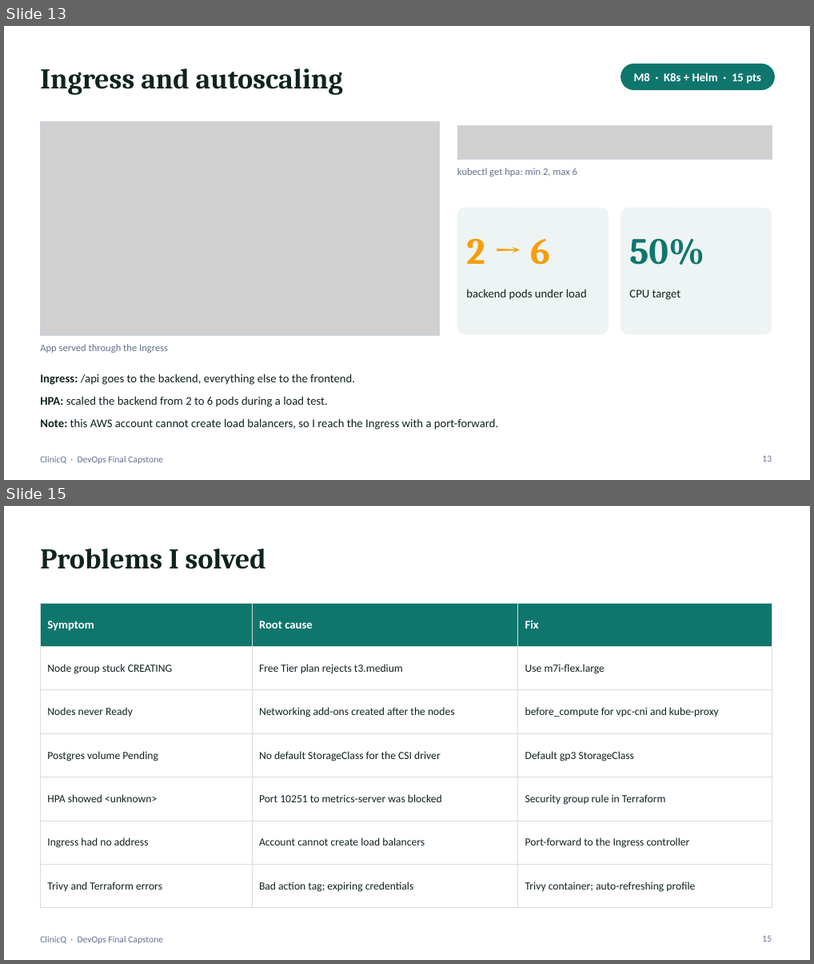
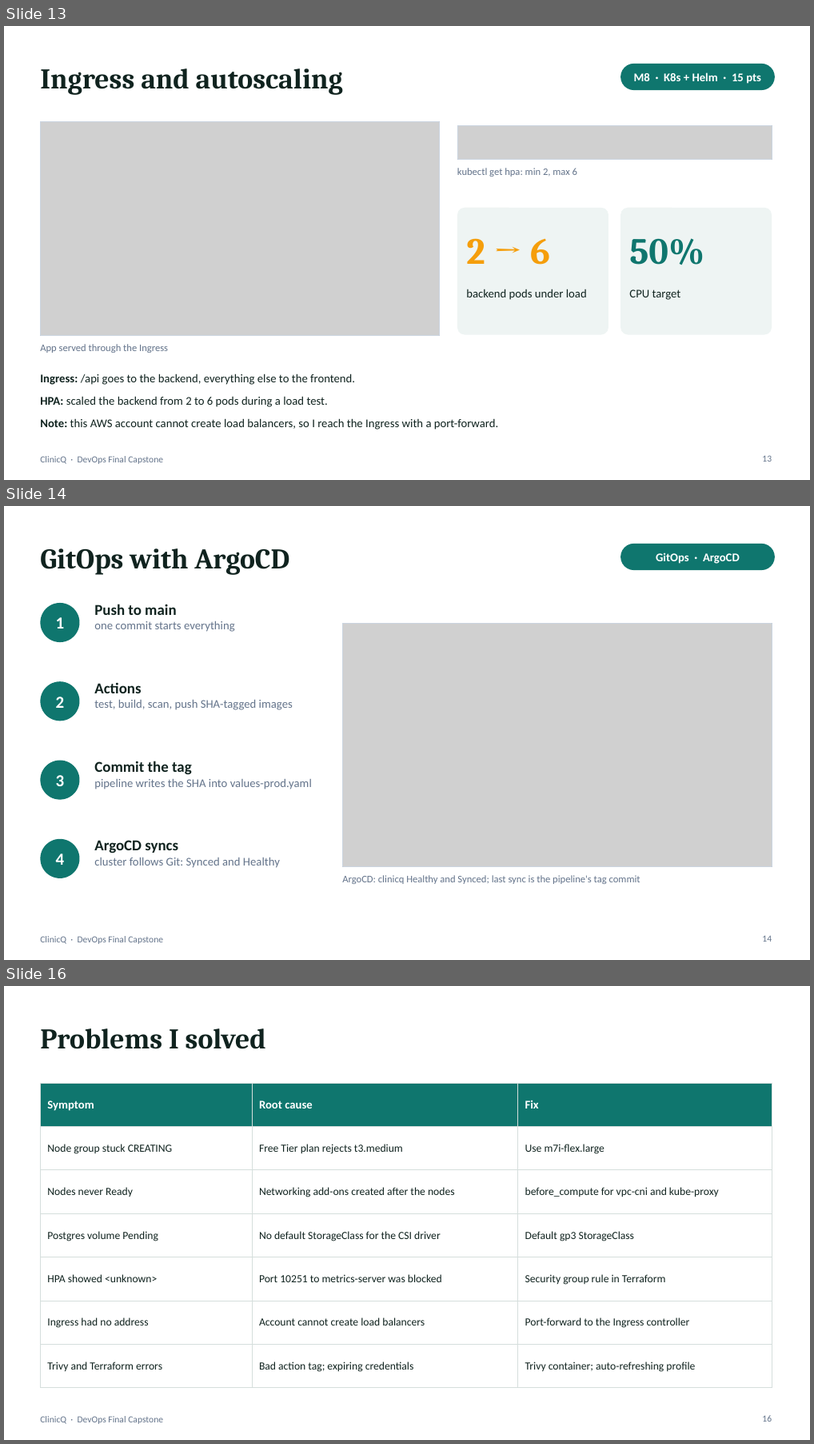
Before and after one commit to Aryan-Bhendarkar/ClinicQ, a slide deck: demo/ClinicQ-DevOps-Capstone.pptx. Shown one above the other, each under a label of ours: slides 13 and 15 before the commit, slides 13, 14 and 16 after it; the slides between them are not shown. The pictures are 814x964 and 814x1444 pixels, drawn with LibreOffice and Linux fonts; fonts in the diff are those of the drawing; grey boxes stand for pictures. Boxes give left, top, right and bottom in pixels: in the first picture for what was removed or moved away, otherwise in the second. Text is boxed around its words. In the diff, an @@ line names an element or a change of style, - is before the commit and + after.

```diff
--- a/demo/ClinicQ-DevOps-Capstone.pptx
+++ b/demo/ClinicQ-DevOps-Capstone.pptx
@@ slide 14 added at <box>4,506,810,960</box>, background #FFFFFF; not listed: 1 template element that a slide beside it also shows @@
@@ title added at <box>40,548,290,575</box>, 34 pt, text #10231F, bold @@
+GitOps with ArgoCD
@@ rounded rectangle added at <box>621,544,775,570</box>, fill #0F766E @@
@@ text added at <box>656,552,740,564</box>, 14 pt, text #FFFFFF, bold @@
+GitOps · ArgoCD
@@ ellipse added at <box>40,603,80,642</box>, fill #0F766E @@
@@ text added at <box>56,617,65,628</box>, 20 pt, text #FFFFFF, bold @@
+1
@@ text added at <box>94,604,235,632</box>, 14 pt, text #64748B @@
+Push to main
+one commit starts everything
@@ picture added at <box>342,624,772,867</box> @@
@@ rectangle added at <box>342,624,772,867</box>, outline #CBD5E1 0.75 pt @@
@@ ellipse added at <box>40,681,80,720</box>, fill #0F766E @@
@@ text added at <box>56,696,65,708</box>, 20 pt, text #FFFFFF, bold @@
+2
@@ text added at <box>94,682,293,710</box>, 14 pt, text #64748B @@
+Actions
+test, build, scan, push SHA-tagged images
@@ ellipse added at <box>40,760,80,800</box>, fill #0F766E @@
@@ text added at <box>94,760,312,789</box>, 14 pt, text #64748B @@
+Commit the tag
+pipeline writes the SHA into values-prod.yaml
@@ text added at <box>56,775,65,786</box>, 20 pt, text #FFFFFF, bold @@
+3
@@ ellipse added at <box>40,839,80,878</box>, fill #0F766E @@
@@ text added at <box>94,840,280,868</box>, 14 pt, text #64748B @@
+ArgoCD syncs
+cluster follows Git: Synced and Healthy
@@ text added at <box>56,853,65,864</box>, 20 pt, text #FFFFFF, bold @@
+4
@@ text added at <box>342,875,641,884</box>, 12 pt, text #64748B @@
+ArgoCD: clinicq Healthy and Synced; last sync is the pipeline's tag commit
@@ page number added at <box>762,935,772,941</box>, 11 pt, text #64748B @@
+14
@@ what was slide 15 is now slide 16 @@
@@ page number at <box>762,1415,772,1421</box>: text changed @@
-15
+16
```
Also in this commit, not shown: 5 slides changed, 3 other files.
